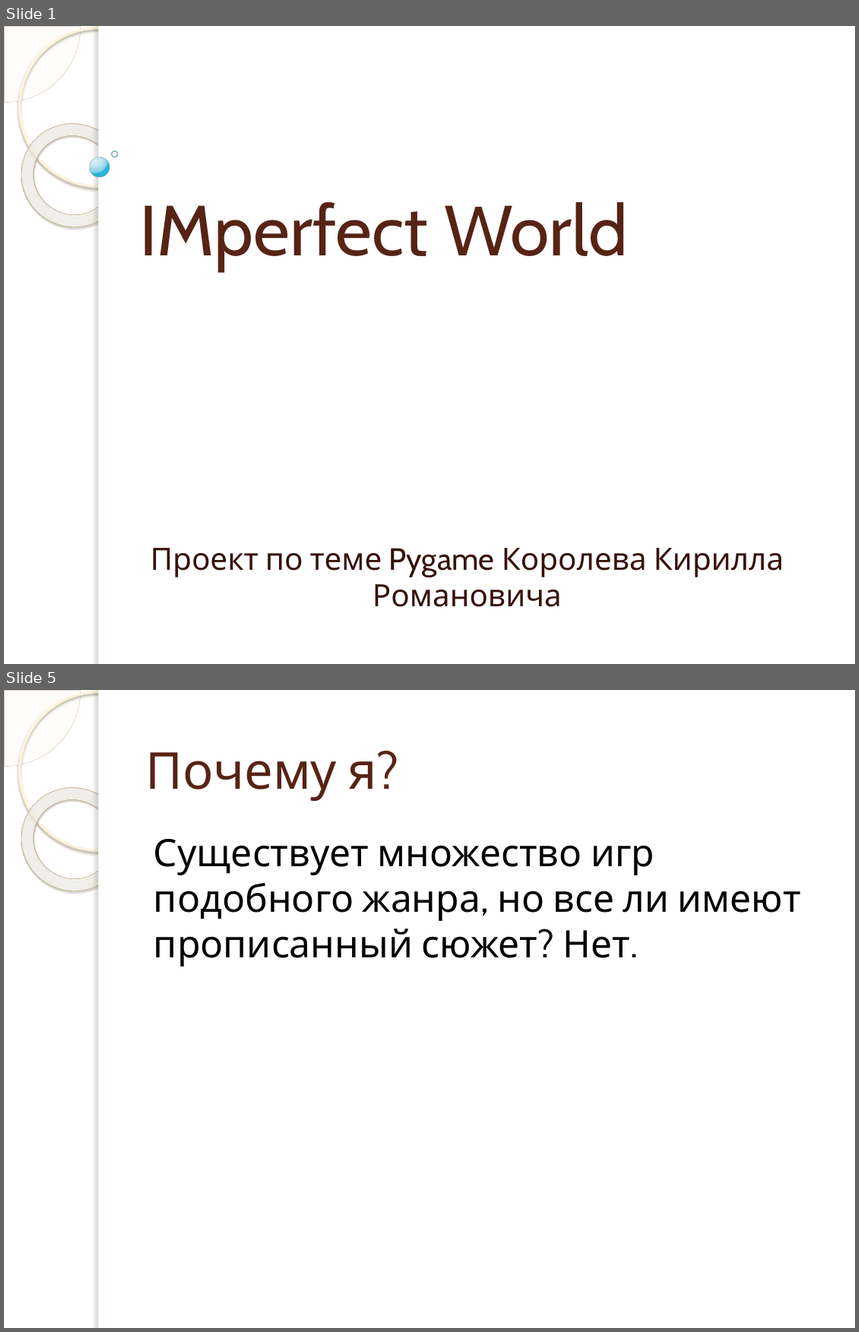
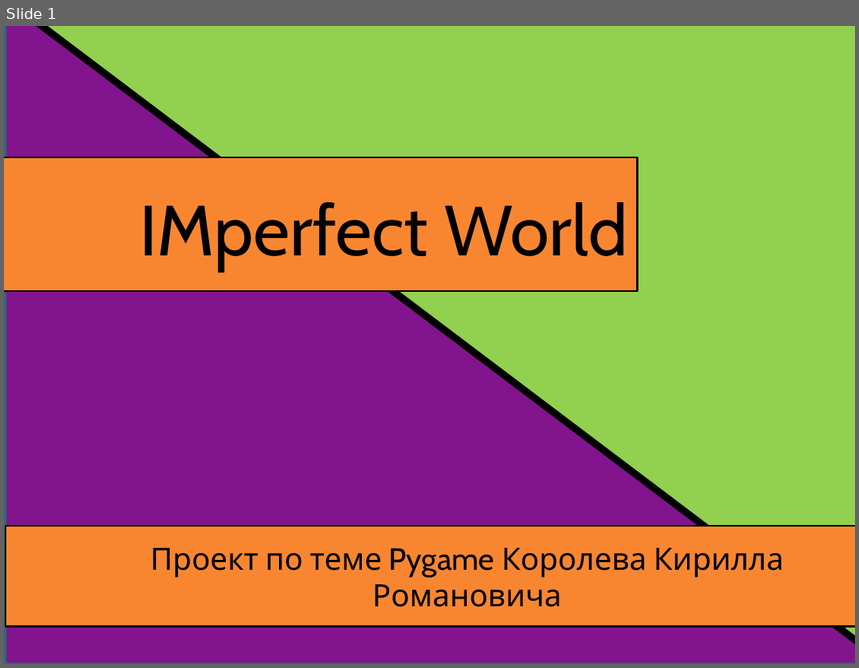
Before and after one commit to Sonhi-creator/IMperfect-World, a slide deck: Pygame проект/Data/IMperfect World.pptx. Shown one above the other, each under a label of ours: slides 1 and 5 before the commit, slide 1 after it; the slides between them are not shown. The pictures are 859x1332 and 859x668 pixels, drawn with LibreOffice and Linux fonts; fonts in the diff are those of the drawing; background and template pictures are left out. Boxes give left, top, right and bottom in pixels: in the first picture for what was removed or moved away, otherwise in the second. Text is boxed around its words. In the diff, an @@ line names an element or a change of style, - is before the commit and + after.

```diff
--- a/Pygame проект/Data/IMperfect World.pptx
+++ b/Pygame проект/Data/IMperfect World.pptx
@@ slide 5 removed at [4,690,855,1328], background picture (left out); not listed: 5 template elements that a slide beside it also shows @@
@@ title removed at [146,752,376,801] @@
-Почему я?
@@ text removed at [154,839,800,967] @@
-Существует множество игр подобного жанра, но все ли имеют прописанный сюжет? Нет.
@@ slide 1 changed as well @@
@@ right triangle added at [6,26,855,664], fill #82148E, outline #296B7C 2 pt @@
@@ right triangle added at [19,26,855,664], fill #92D050, outline #000000 6 pt @@
@@ title "IMperfect World" at [140,202,628,271]: text colour #572314 to #000000 @@
@@ rectangle added at [4,158,637,291], fill #F88631, outline #000000 1.5 pt @@
@@ rectangle added at [6,527,855,627], fill #F88631, outline #000000 1.5 pt @@
@@ subtitle "Проект по теме Pygame Королева ..." at [151,548,784,607]: text colour #361309 to #000000 @@
```
Also in this commit, not shown: 4 slides added, 3 other slides removed, 10 other files.
